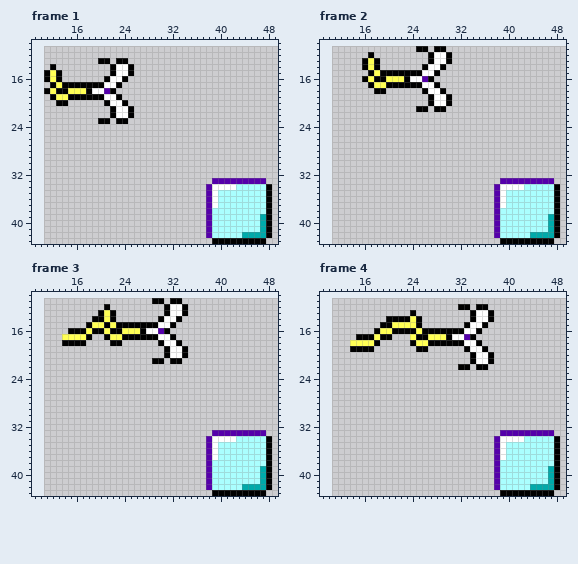
Two states of a pixel-art file, Source/images/ega/level/Hook_Thrown_2.ase. Above: the version before the commit.
44x33 pixels, 12 frames. Shown: frame 1: x 9..49, y 10..43; frame 2: x 9..49, y 10..43; frame 3: x 9..49, y 10..43; frame 4: x 9..49, y 10..43. The old version is drawn lined up with the new one, on the new canvas. The commit also changed other frames, which this record leaves out.
Once edited:
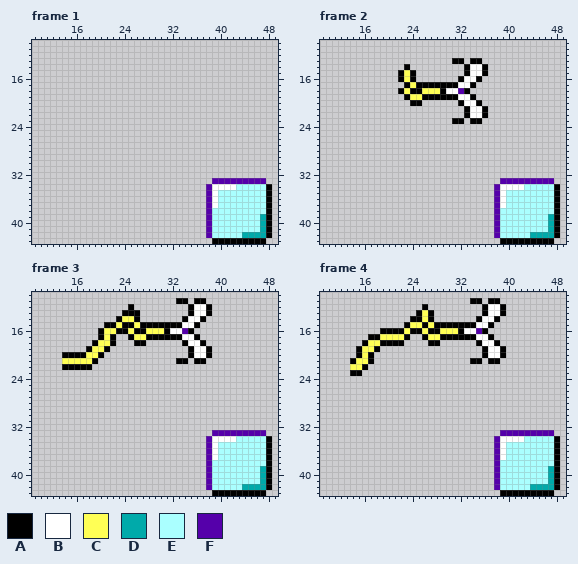
Palette (. is transparent): A #000000  B #ffffff  C #ffff55  D #00aaaa  E #aaffff  F #5500aa
From old to new:
canvas 44x33 -> 55x44, the old top-left corner now at 11,11
--- frame 1
@@ x 9..27 @@
 12 ...................
-13 ...........AA.AA...
-14 ...A.........ABBA..
-15 ..ACA........ABBA..
-16 ..ACA.......ABBA...
-17 ...ACAAAAAAABBA....
-18 ..ACAACCCABBFA.....
-19 ...ACCAAAAAABBA....
-20 ....AA......ABBA...
-21 .............ABBA..
-22 .............ABBA..
-23 ...........AA.AA...
+13 ...................
+14 ...................
+15 ...................
+16 ...................
+17 ...................
+18 ...................
+19 ...................
+20 ...................
+21 ...................
+22 ...................
+23 ...................
 24 ...................
--- frame 2
@@ x 14..38 @@
 10 .........................
-11 ...........AA.AA.........
-12 ...A.........ABBA........
-13 ..ACA........ABBA........
-14 ..ACA.......ABBA.........
-15 ...ACAAAAAAABBA..........
-16 ..ACAACCCABBFA...........
-17 ...ACCAAAAAABBA..........
-18 ....AA......ABBA.........
-19 .............ABBA........
-20 .............ABBA........
-21 ...........AA.AA.........
-22 .........................
-23 .........................
+11 .........................
+12 .........................
+13 .................AA.AA...
+14 .........A.........ABBA..
+15 ........ACA........ABBA..
+16 ........ACA.......ABBA...
+17 .........ACAAAAAAABBA....
+18 ........ACAACCCABBFA.....
+19 .........ACCAAAAAABBA....
+20 ..........AA......ABBA...
+21 ...................ABBA..
+22 ...................ABBA..
+23 .................AA.AA...
 24 .........................
--- frame 3
@@ x 9..49 @@
 10 .........................................
-11 ....................AA.AA................
-12 ............A.........ABBA...............
-13 ...........ACA........ABBA...............
-14 ..........AACA.......ABBA................
-15 .........ACCACAAAAAAABBA.................
-16 ......AAACAACAACCCABBFA..................
-17 .....CCCCA..ACCAAAAAABBA.................
-18 .....AAAA....AA......ABBA................
-19 ......................ABBA...............
-20 ......................ABBA...............
-21 ....................AA.AA................
-22 .........................................
+11 ........................AA.AA............
+12 ................A.........ABBA...........
+13 ...............AAA........ABBA...........
+14 ..............ACCA.......ABBA............
+15 ............AACAACAAAAAAABBA.............
+16 ...........ACCAACAACCCABBFA..............
+17 ...........ACA..ACCAAAAAABBA.............
+18 ..........ACCA...AA......ABBA............
+19 .........ACCA.............ABBA...........
+20 .....AAAACCA..............ABBA...........
+21 .....CCCCCA.............AA.AA............
+22 .....AAAAA...............................
 23 .........................................
--- frame 4
@@ x 9..49 @@
 10 .........................................
-11 .........................................
-12 .......................AA.AA.............
-13 ...............A.........ABBA............
-14 ...........AAAACA........ABBA............
-15 ..........AACCCCA.......ABBA.............
-16 .........ACCAAAACAAAAAAABBA..............
-17 ......AAACAA...CAACCCABBFA...............
-18 .....CCCCA.....ACCAAAAAABBA..............
-19 .....AAAA.......AA......ABBA.............
-20 .........................ABBA............
-21 .........................ABBA............
-22 .......................AA.AA.............
-23 .........................................
+11 .........................AA.AA...........
+12 .................A.........ABBA..........
+13 ................ACA........ABBA..........
+14 ...............AACA.......ABBA...........
+15 ..............ACCACAAAAAAABBA............
+16 ..........AAAACAACAACCCABBFA.............
+17 ........AACCCCA..ACCAAAAAABBA............
+18 .......ACCAAAA....AA......ABBA...........
+19 ......ACCA.................ABBA..........
+20 ......ACA..................ABBA..........
+21 .....ACCA................AA.AA...........
+22 .....CCA.................................
+23 .....AA..................................
 24 .........................................
Where, in picture pixels (left, top, right, bottom), the same in both pictures:
erased: (44, 58, 134, 124)
changed: (362, 46, 488, 124)
changed: (62, 298, 212, 370)
changed: (350, 298, 506, 376)
